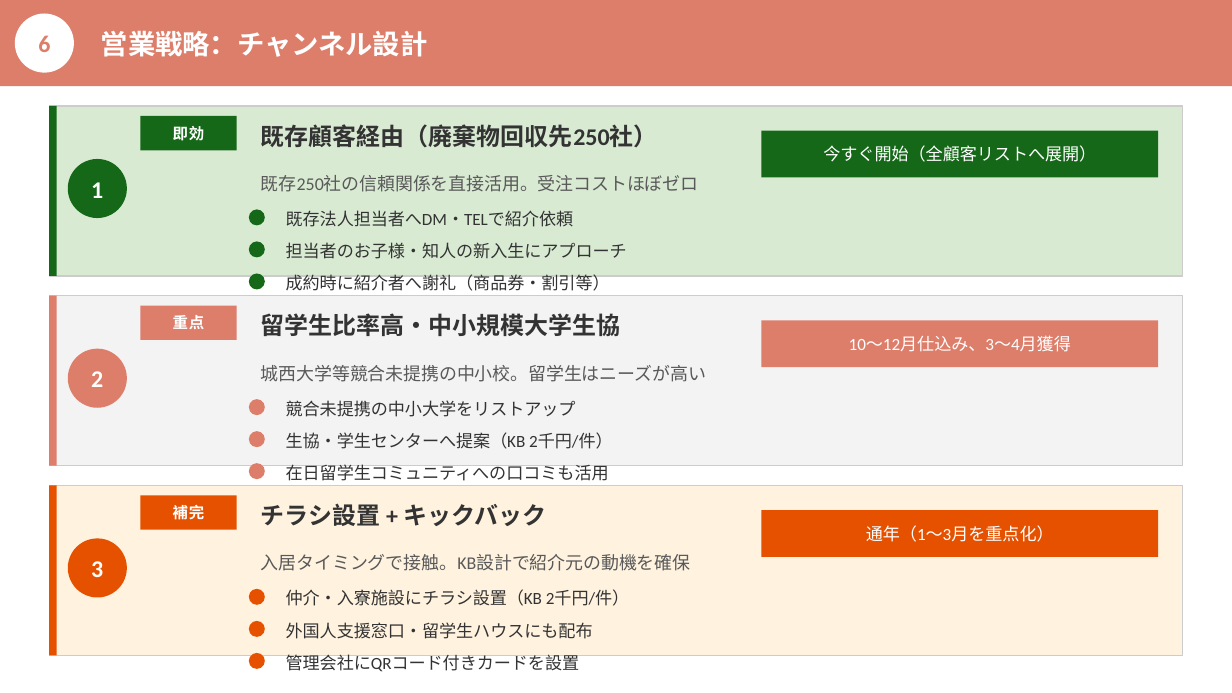
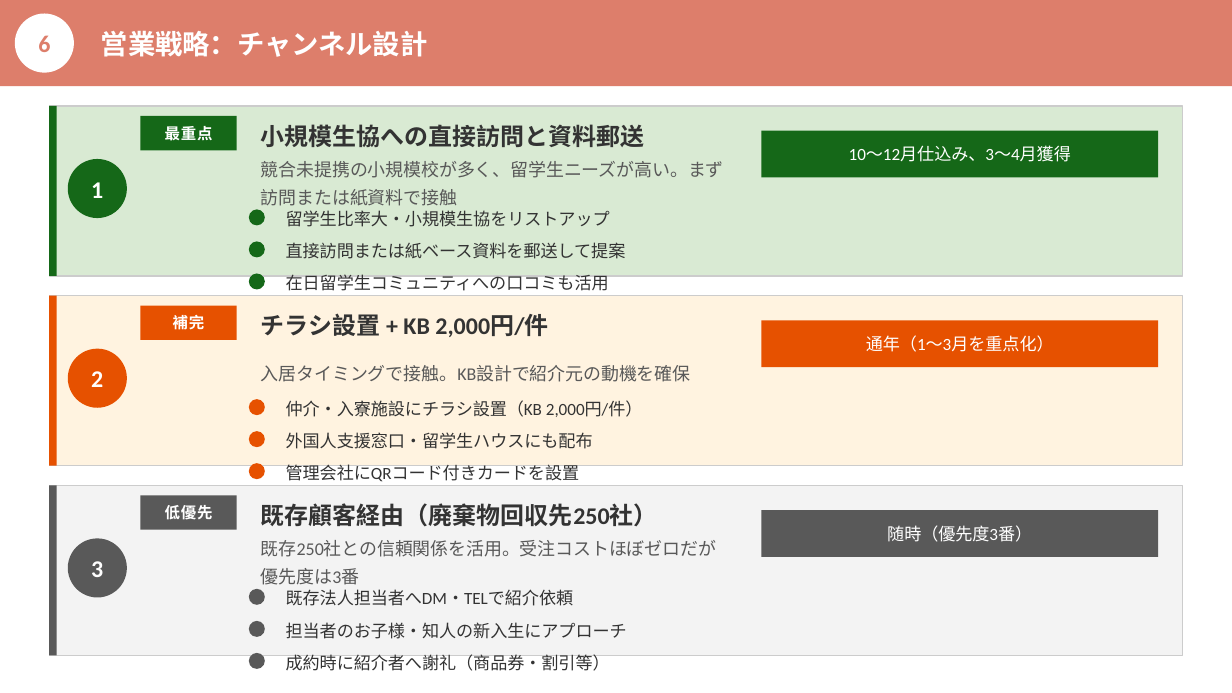
Before and after one commit to monomapblog-ui/sacure, a slide deck: slide 8 of 事業計画書_営業戦略プラン_v2.pptx. Drawn at 1232x693 pixels with LibreOffice and Linux fonts; fonts in the diff are those of the drawing. Boxes give left, top, right and bottom in pixels: in the first picture for what was removed or moved away, otherwise in the second. Text is boxed around its words. In the diff, an @@ line names an element or a change of style, - is before the commit and + after.

```diff
--- a/事業計画書_営業戦略プラン_v2.pptx
+++ b/事業計画書_営業戦略プラン_v2.pptx
@@ text at (x1=165, y1=126, x2=213, y2=141): text changed @@
-即効
+最重点
@@ text at (x1=261, y1=124, x2=645, y2=147): text changed @@
-既存顧客経由（廃棄物回収先250社）
+小規模生協への直接訪問と資料郵送
@@ text at (x1=849, y1=147, x2=1071, y2=162): text changed @@
-今すぐ開始（全顧客リストへ展開）
+10〜12月仕込み、3〜4月獲得
@@ text at (x1=261, y1=161, x2=724, y2=206): text changed @@
-既存250社の信頼関係を直接活用。受注コストほぼゼロ
+競合未提携の小規模校が多く、留学生ニーズが高い。まず訪問または紙資料で接触
@@ text at (x1=286, y1=210, x2=610, y2=227): text changed @@
-既存法人担当者へDM・TELで紹介依頼
+留学生比率大・小規模生協をリストアップ
@@ text at (x1=286, y1=242, x2=626, y2=259): text changed @@
-担当者のお子様・知人の新入生にアプローチ
+直接訪問または紙ベース資料を郵送して提案
@@ rectangle at (x1=49, y1=296, x2=1183, y2=466): fill #F3F3F3 to #FFF3E0 @@
@@ text at (x1=286, y1=272, x2=609, y2=291): text changed @@
-成約時に紹介者へ謝礼（商品券・割引等）
+在日留学生コミュニティへの口コミも活用
@@ text at (x1=173, y1=313, x2=205, y2=333): text changed @@
-重点
+補完
@@ text at (x1=261, y1=313, x2=548, y2=337): text changed @@
-留学生比率高・中小規模大学生協
+チラシ設置 + KB 2,000円/件
@@ fill #DD7E6B to #E65100 in 7 elements at (x1=49, y1=296, x2=57, y2=466), (x1=68, y1=349, x2=127, y2=408), (x1=140, y1=306, x2=237, y2=340), (x1=249, y1=399, x2=265, y2=415), (x1=249, y1=431, x2=265, y2=447), (x1=249, y1=463, x2=265, y2=479), (x1=761, y1=320, x2=1158, y2=367) @@
@@ text at (x1=866, y1=335, x2=1054, y2=352): text changed @@
-10〜12月仕込み、3〜4月獲得
+通年（1〜3月を重点化）
@@ text at (x1=261, y1=365, x2=691, y2=382): text changed @@
-城西大学等競合未提携の中小校。留学生はニーズが高い
+入居タイミングで接触。KB設計で紹介元の動機を確保
@@ text at (x1=286, y1=400, x2=643, y2=417): text changed @@
-競合未提携の中小大学をリストアップ
+仲介・入寮施設にチラシ設置（KB 2,000円/件）
@@ text at (x1=286, y1=432, x2=593, y2=449): text changed @@
-生協・学生センターへ提案（KB 2千円/件）
+外国人支援窓口・留学生ハウスにも配布
@@ text at (x1=286, y1=464, x2=580, y2=482): text changed @@
-在日留学生コミュニティへの口コミも活用
+管理会社にQRコード付きカードを設置
@@ rectangle at (x1=49, y1=485, x2=1183, y2=655): fill #FFF3E0 to #F3F3F3 @@
@@ text at (x1=165, y1=505, x2=213, y2=520): text changed @@
-補完
+低優先
@@ text at (x1=261, y1=503, x2=658, y2=526): text changed @@
-チラシ設置 + キックバック
+既存顧客経由（廃棄物回収先250社）
@@ fill #E65100 to #595959 in 7 elements at (x1=49, y1=485, x2=57, y2=655), (x1=68, y1=538, x2=127, y2=598), (x1=140, y1=495, x2=237, y2=530), (x1=249, y1=589, x2=265, y2=605), (x1=249, y1=621, x2=265, y2=637), (x1=249, y1=653, x2=265, y2=669), (x1=761, y1=510, x2=1158, y2=557) @@
@@ text at (x1=887, y1=525, x2=1032, y2=542): text changed @@
-通年（1〜3月を重点化）
+随時（優先度3番）
@@ text at (x1=261, y1=540, x2=716, y2=585): text changed @@
-入居タイミングで接触。KB設計で紹介元の動機を確保
+既存250社との信頼関係を活用。受注コストほぼゼロだが優先度は3番
@@ text at (x1=286, y1=589, x2=574, y2=606): text changed @@
-仲介・入寮施設にチラシ設置（KB 2千円/件）
+既存法人担当者へDM・TELで紹介依頼
@@ text at (x1=286, y1=622, x2=627, y2=639): text changed @@
-外国人支援窓口・留学生ハウスにも配布
+担当者のお子様・知人の新入生にアプローチ
@@ text at (x1=286, y1=654, x2=610, y2=671): text changed @@
-管理会社にQRコード付きカードを設置
+成約時に紹介者へ謝礼（商品券・割引等）
```
Also in this commit, not shown: 2 other files.
